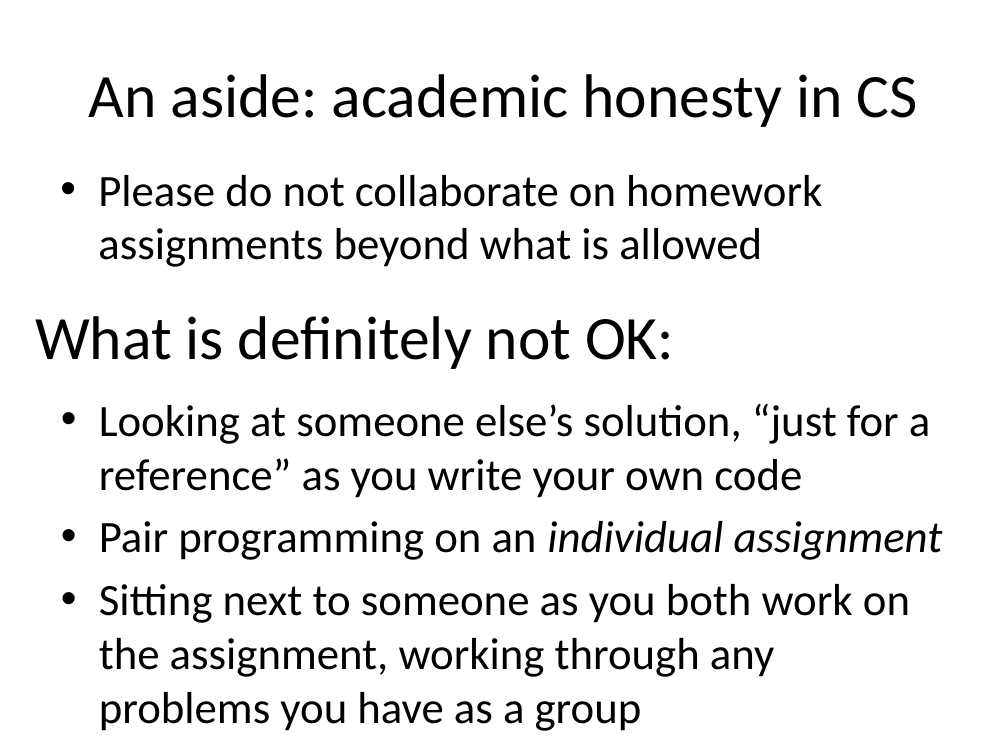
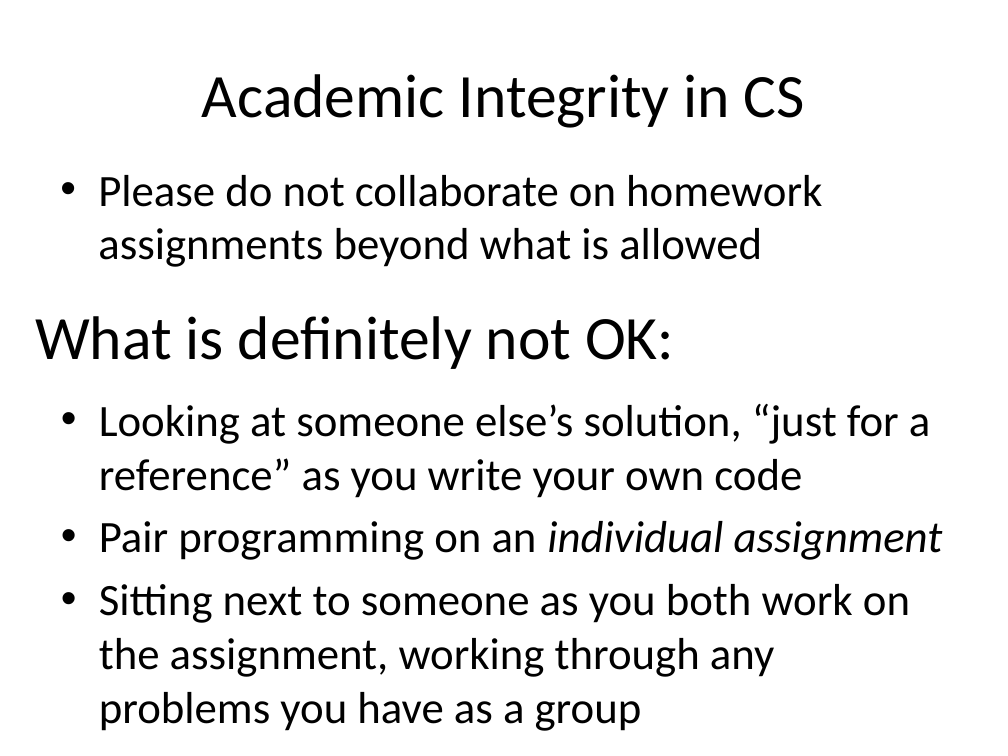
Before and after one commit to RHIT-CSSE/csse220, a slide deck: slide 8 of ClassMaterials/2DArraysAndMaps/Slides/Part1-Help-and-Academic-Integrity.pptx. Drawn at 1008x756 pixels with LibreOffice and Linux fonts; fonts in the diff are those of the drawing. Boxes give left, top, right and bottom in pixels: in the first picture for what was removed or moved away, otherwise in the second. Text is boxed around its words. In the diff, an @@ line names an element or a change of style, - is before the commit and + after.

```diff
--- a/ClassMaterials/2DArraysAndMaps/Slides/Part1-Help-and-Academic-Integrity.pptx
+++ b/ClassMaterials/2DArraysAndMaps/Slides/Part1-Help-and-Academic-Integrity.pptx
@@ title at (202, 74, 805, 128): text changed @@
-An aside: academic honesty in CS
+Academic Integrity in CS
```
Also in this commit, not shown: 3 other slides changed, 1 slide added, 2 other files.
